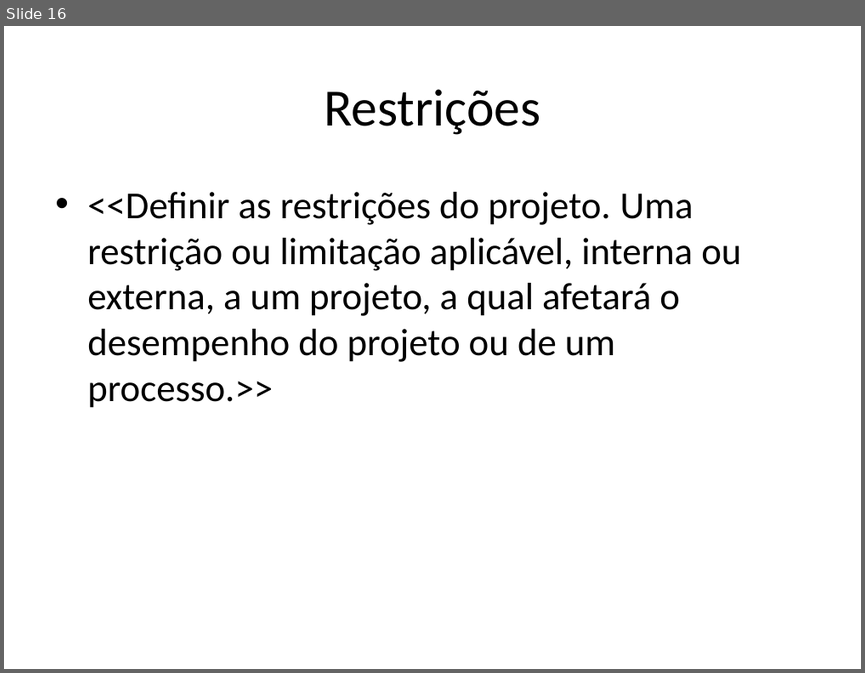
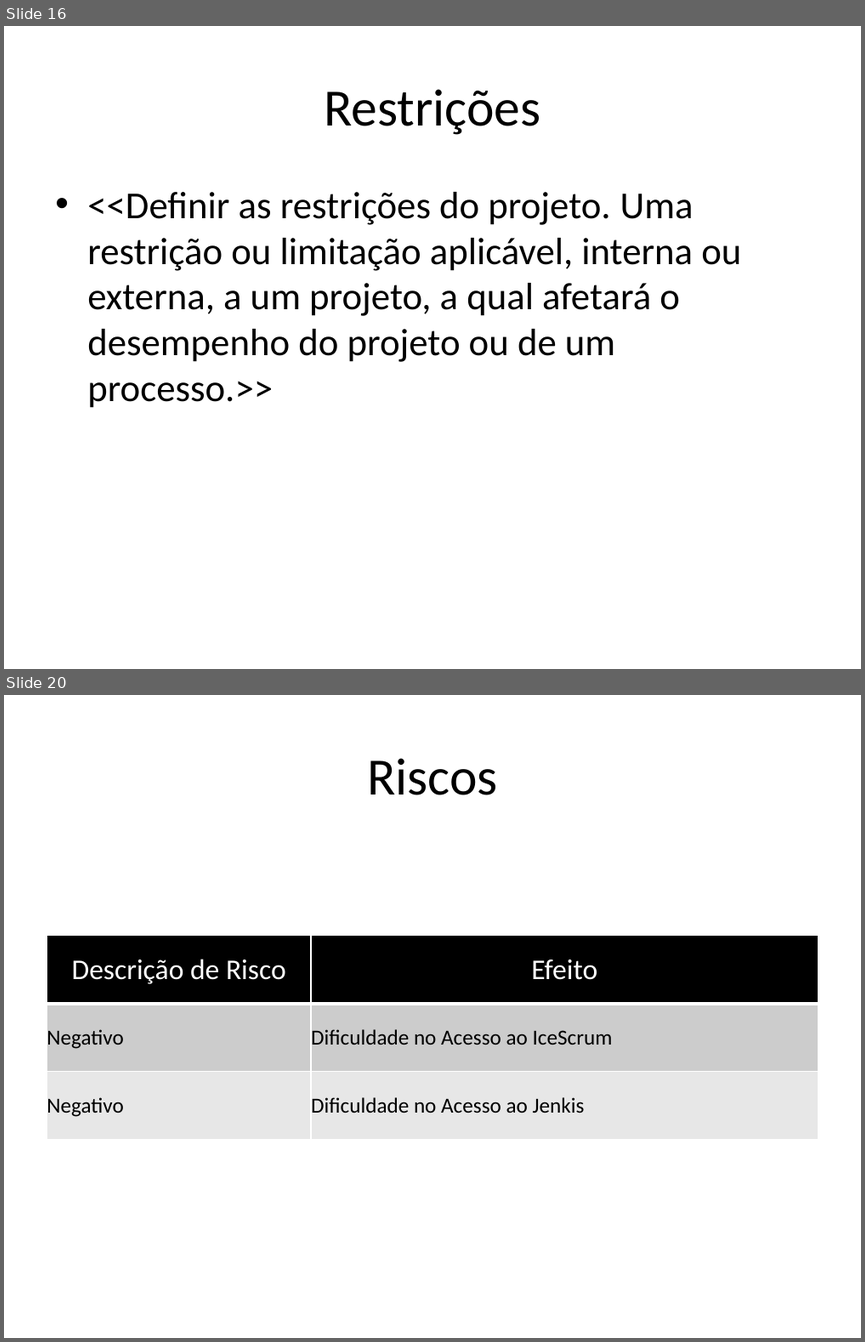
Before and after one commit to amslv/SIGEAS, a slide deck: 02-PROJETO-2015.2/01-GERENCIA DE PROJETO/PPJ-Plano de Projeto.pptx. Shown one above the other, each under a label of ours: slide 16 before the commit, slides 16 and 20 after it; the slides between them are not shown. The pictures are 865x673 and 865x1342 pixels, drawn with LibreOffice and Linux fonts; fonts in the diff are those of the drawing. Boxes give left, top, right and bottom in pixels: in the first picture for what was removed or moved away, otherwise in the second. Text is boxed around its words. In the diff, an @@ line names an element or a change of style, - is before the commit and + after.

```diff
--- a/02-PROJETO-2015.2/01-GERENCIA DE PROJETO/PPJ-Plano de Projeto.pptx
+++ b/02-PROJETO-2015.2/01-GERENCIA DE PROJETO/PPJ-Plano de Projeto.pptx
@@ slide 20 added at (4, 695, 861, 1338), background #FFFFFF @@
@@ title added at (367, 758, 498, 795), 44 pt, text #000000 @@
+Riscos
@@ table added at (46, 936, 818, 1140), 3 rows, 2 columns @@
+Descrição de Risco | Efeito
+Negativo | Dificuldade no Acesso ao IceScrum
+Negativo | Dificuldade no Acesso ao Jenkis
```
Also in this commit, not shown: 4 other slides added, 2 slides removed.
